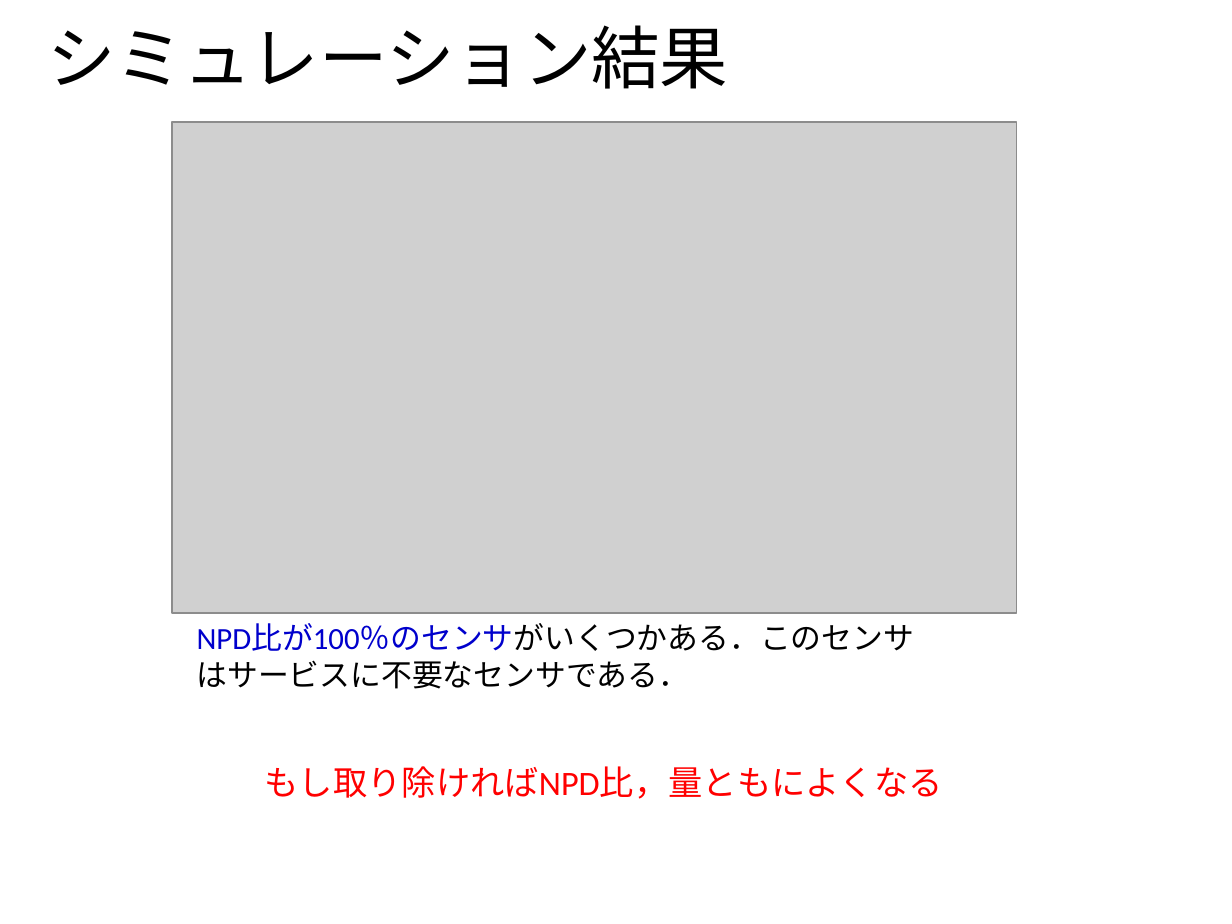
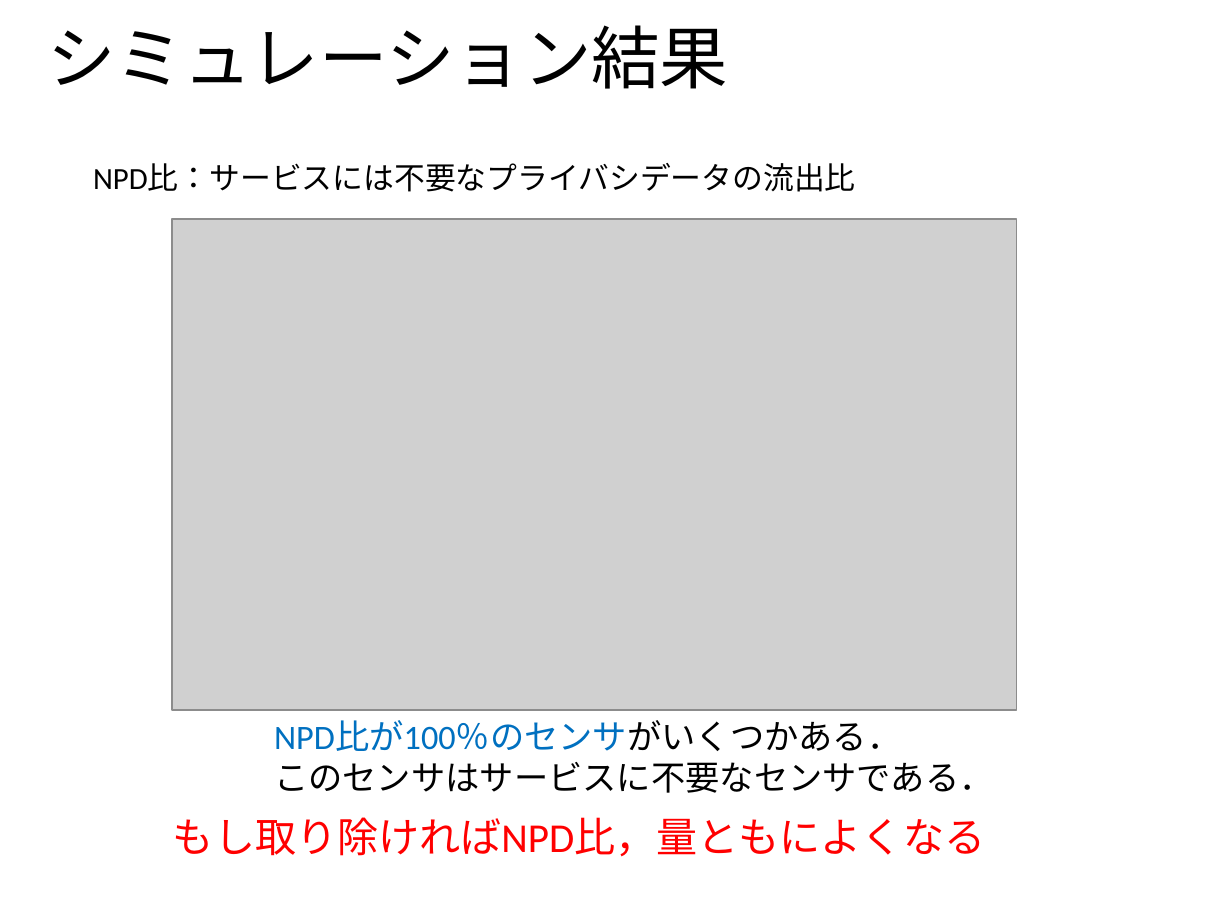
Before and after one commit to ao-megane/LplcOpenDataConverter, a slide deck: slide 23 of LplcOpenDataConverter/LplcOpenDataConverter/プレゼン/多地点カメラを用いた見守りサービスにおける第三者のプライバシデータ流出比の定量評価.pptx (slide 26 before the commit). Drawn at 1232x924 pixels with LibreOffice and Linux fonts; fonts in the diff are those of the drawing; grey boxes stand for pictures; background and template pictures are left out. Boxes give left, top, right and bottom in pixels: in the first picture for what was removed or moved away, otherwise in the second. Text is boxed around its words. In the diff, an @@ line names an element or a change of style, - is before the commit and + after.

```diff
--- a/LplcOpenDataConverter/LplcOpenDataConverter/プレゼン/多地点カメラを用いた見守りサービスにおける第三者のプライバシデータ流出比の定量評価.pptx
+++ b/LplcOpenDataConverter/LplcOpenDataConverter/プレゼン/多地点カメラを用いた見守りサービスにおける第三者のプライバシデータ流出比の定量評価.pptx
@@ text added at [93,163,856,192], 18 pt, text #000000 @@
+NPD比：サービスには不要なプライバシデータの流出比
@@ picture: place and size @@
-picture at [172,122,1016,614]
+picture at [172,219,1016,711]
@@ text at [274,721,993,793]: text changed; size 18 to 20 pt @@
-NPD比が100％のセンサがいくつかある．このセンサはサービスに不要なセンサである．
+NPD比が100％のセンサがいくつかある．
+このセンサはサービスに不要なセンサである．
@@ text "もし取り除ければNPD比，量ともによくなる": place and size @@
-text "もし取り除ければNPD比，量ともによくなる" at [265,766,943,799]
+text "もし取り除ければNPD比，量ともによくなる" at [173,817,985,857]
@@ text "もし取り除ければNPD比，量ともによくなる" at [173,817,985,857]: size 20 to 24 pt @@
```
Also in this commit, not shown: 18 other slides changed, 8 slides added, 9 slides removed, 1 other file.
